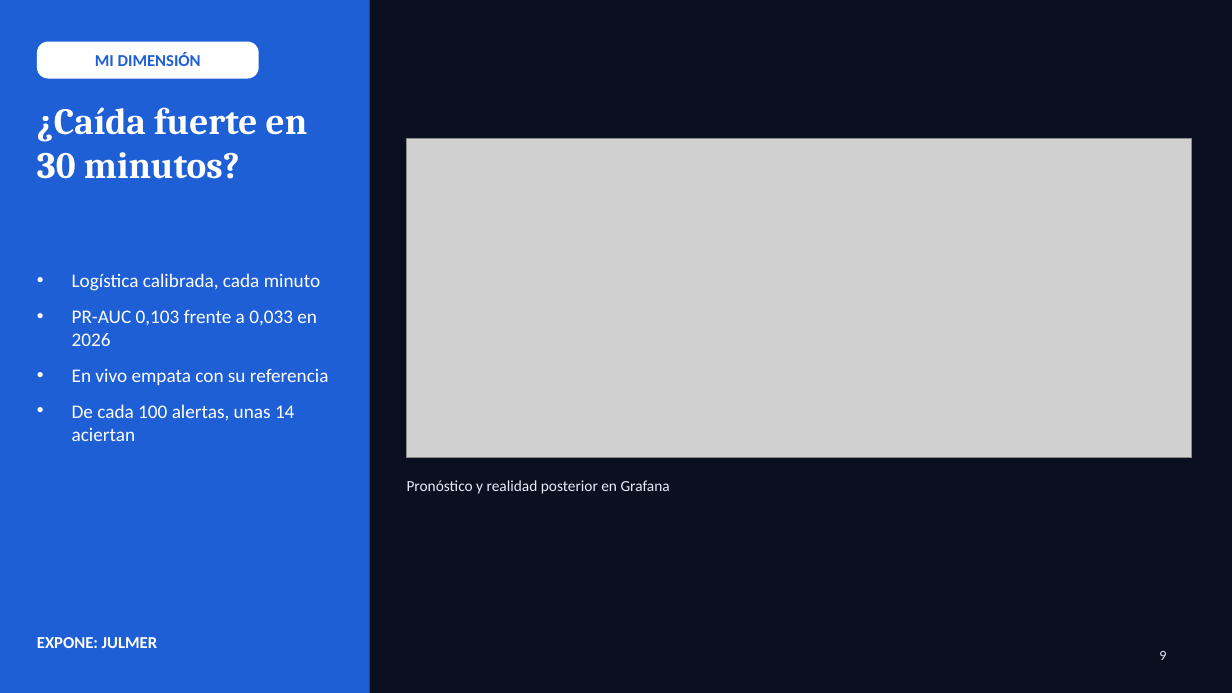
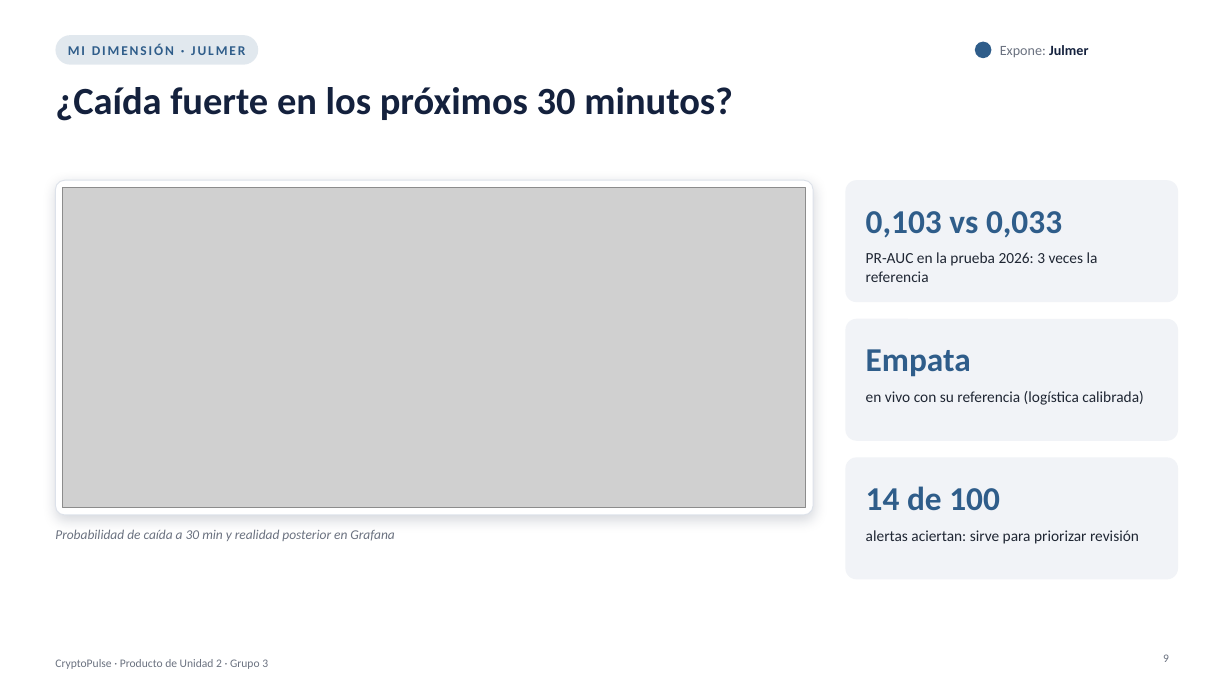
Before and after one commit to Milagros-hp/BigData-BTC-SOL, a slide deck: slide 9 of docs/presentacion/CryptoPulse_U2.pptx. Drawn at 1232x693 pixels with LibreOffice and Linux fonts; fonts in the diff are those of the drawing; grey boxes stand for pictures. Boxes give left, top, right and bottom in pixels: in the first picture for what was removed or moved away, otherwise in the second. Text is boxed around its words. In the diff, an @@ line names an element or a change of style, - is before the commit and + after.

```diff
--- a/docs/presentacion/CryptoPulse_U2.pptx
+++ b/docs/presentacion/CryptoPulse_U2.pptx
@@ background #0B1020 to #FFFFFF @@
@@ rectangle removed at (x1=0, y1=0, x2=370, y2=693) @@
@@ text "MI DIMENSIÓN · JULMER" moved from (x1=37, y1=42, x2=259, y2=79) to (x1=68, y1=43, x2=245, y2=55) @@
@@ text "MI DIMENSIÓN · JULMER" at (x1=68, y1=43, x2=245, y2=55): fill #FFFFFF to none @@
@@ rounded rectangle added at (x1=55, y1=35, x2=258, y2=65), fill #2F5D8A at 14% opacity @@
@@ text at (x1=68, y1=43, x2=245, y2=55): text changed; size 13 to 10.5 pt; text colour #1F5FD6 to #2F5D8A @@
-MI DIMENSIÓN
+MI DIMENSIÓN · JULMER
@@ ellipse added at (x1=975, y1=42, x2=992, y2=58), fill #2F5D8A @@
@@ text added at (x1=1000, y1=45, x2=1088, y2=57), 11 pt, text #6B7280 @@
+Expone: Julmer
@@ title at (x1=55, y1=87, x2=733, y2=121): text changed; size 29 to 30 pt; font Cambria to Calibri; text colour #FFFFFF to #14213D @@
-¿Caída fuerte en 30 minutos?
+¿Caída fuerte en los próximos 30 minutos?
@@ picture removed at (x1=407, y1=139, x2=1192, y2=457) @@
@@ rounded rectangle added at (x1=55, y1=180, x2=813, y2=515), fill #FFFFFF, outline #DDE2EA 0.75 pt @@
@@ picture added at (x1=63, y1=188, x2=806, y2=507) @@
@@ rounded rectangle added at (x1=846, y1=180, x2=1178, y2=302), fill #F1F3F7 @@
@@ text added at (x1=866, y1=211, x2=1062, y2=238), 26 pt, text #2F5D8A, bold @@
+0,103 vs 0,033
@@ text added at (x1=866, y1=252, x2=1098, y2=282), 12 pt, text #1F2633 @@
+PR-AUC en la prueba 2026: 3 veces la referencia
@@ text removed at (x1=72, y1=273, x2=329, y2=441) @@
-• Logística calibrada, cada minuto
-• PR-AUC 0,103 frente a 0,033 en 2026
-• En vivo empata con su referencia
-• De cada 100 alertas, unas 14 aciertan
@@ rounded rectangle added at (x1=846, y1=319, x2=1178, y2=441), fill #F1F3F7 @@
@@ text added at (x1=866, y1=349, x2=971, y2=377), 26 pt, text #2F5D8A, bold @@
+Empata
@@ text added at (x1=866, y1=391, x2=1143, y2=405), 12 pt, text #1F2633 @@
+en vivo con su referencia (logística calibrada)
@@ rounded rectangle added at (x1=846, y1=457, x2=1178, y2=579), fill #F1F3F7 @@
@@ text added at (x1=866, y1=486, x2=1000, y2=511), 26 pt, text #2F5D8A, bold @@
+14 de 100
@@ text at (x1=55, y1=529, x2=394, y2=541): text changed; size 12 to 10.5 pt; text colour #E8ECF8 to #6B7280; italic on @@
-Pronóstico y realidad posterior en Grafana
+Probabilidad de caída a 30 min y realidad posterior en Grafana
@@ text added at (x1=866, y1=530, x2=1139, y2=544), 12 pt, text #1F2633 @@
+alertas aciertan: sirve para priorizar revisión
@@ text removed at (x1=37, y1=637, x2=157, y2=648) @@
-EXPONE: JULMER
@@ text added at (x1=55, y1=659, x2=268, y2=669), 9 pt, text #6B7280 @@
+CryptoPulse · Producto de Unidad 2 · Grupo 3
@@ page number at (x1=1163, y1=654, x2=1169, y2=662): size 11 to 9 pt, text colour #E8ECF8 to #6B7280; alignment left to right @@
```
Also in this commit, not shown: 20 other slides changed, 1 other file.
